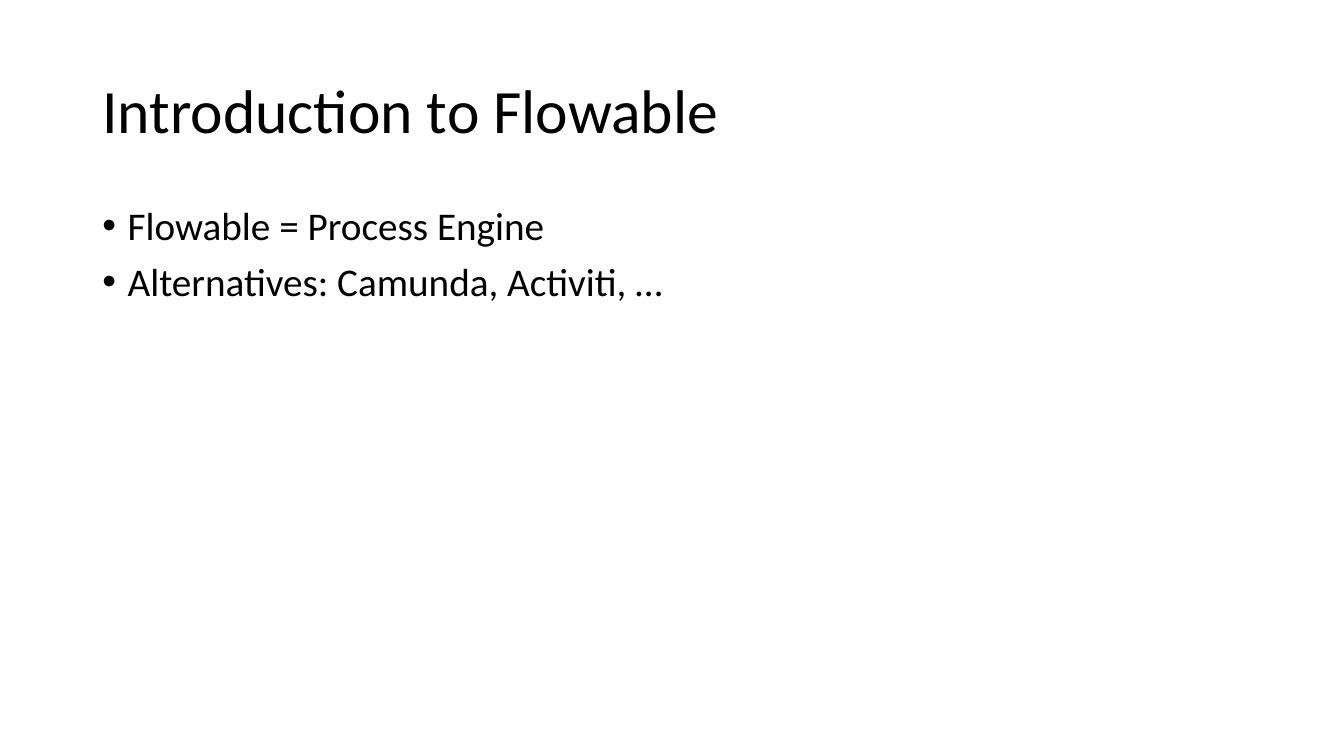
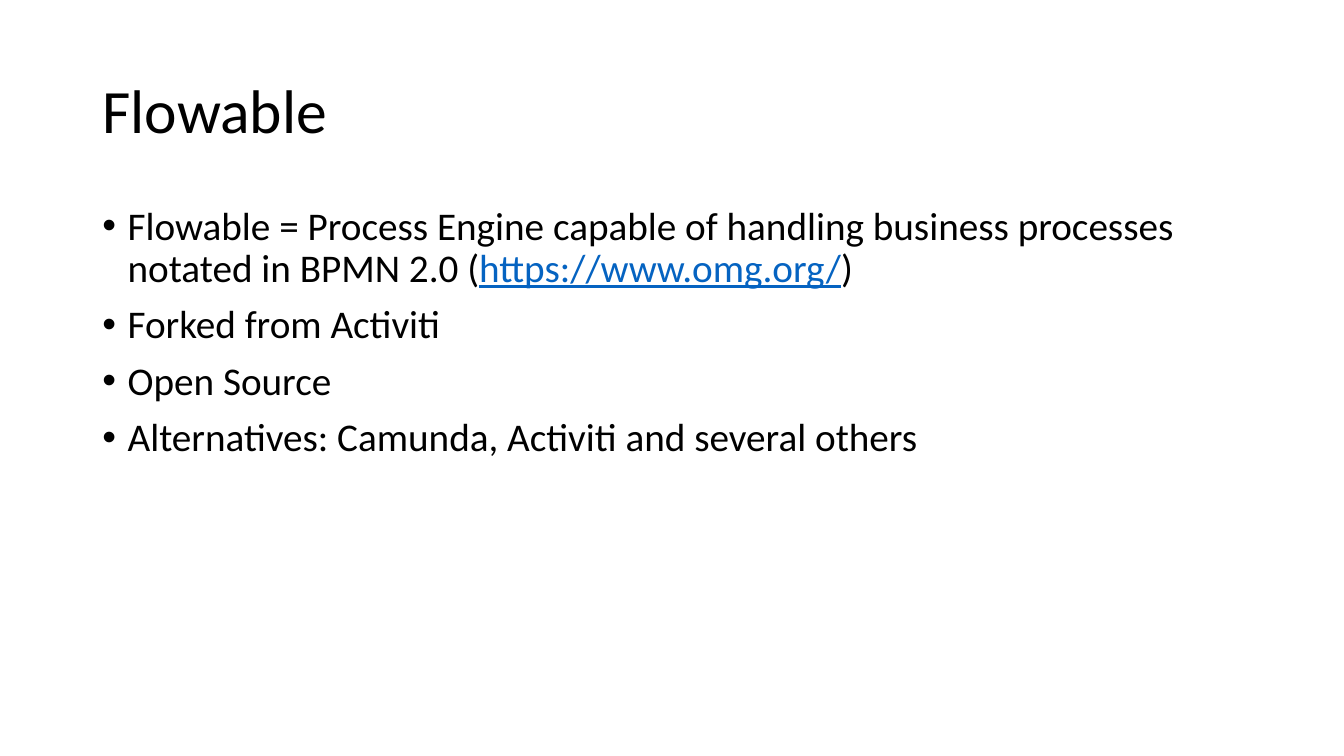
Before and after one commit to nkilchenmann/niks-flowable-demo, a slide deck: slide 2 of flowable-demo/src/main/resources/devsupport/Flowable_Demo.pptx (slide 3 before the commit). Drawn at 1344x756 pixels with LibreOffice and Linux fonts; fonts in the diff are those of the drawing. Boxes give left, top, right and bottom in pixels: in the first picture for what was removed or moved away, otherwise in the second. Text is boxed around its words. In the diff, an @@ line names an element or a change of style, - is before the commit and + after.

```diff
--- a/flowable-demo/src/main/resources/devsupport/Flowable_Demo.pptx
+++ b/flowable-demo/src/main/resources/devsupport/Flowable_Demo.pptx
@@ title at [102,90,327,134]: text changed @@
-Introduction to Flowable
+Flowable
@@ text at [128,212,1174,456]: text changed @@
-• Flowable = Process Engine
-• Alternatives: Camunda, Activiti, …
+• Flowable = Process Engine capable of handling business processes notated in BPMN 2.0 (https://www.omg.org/)
+• Forked from Activiti
+• Open Source
+• Alternatives: Camunda, Activiti and several others
```
Also in this commit, not shown: 8 other slides changed, 2 slides added, 1 slide removed.
